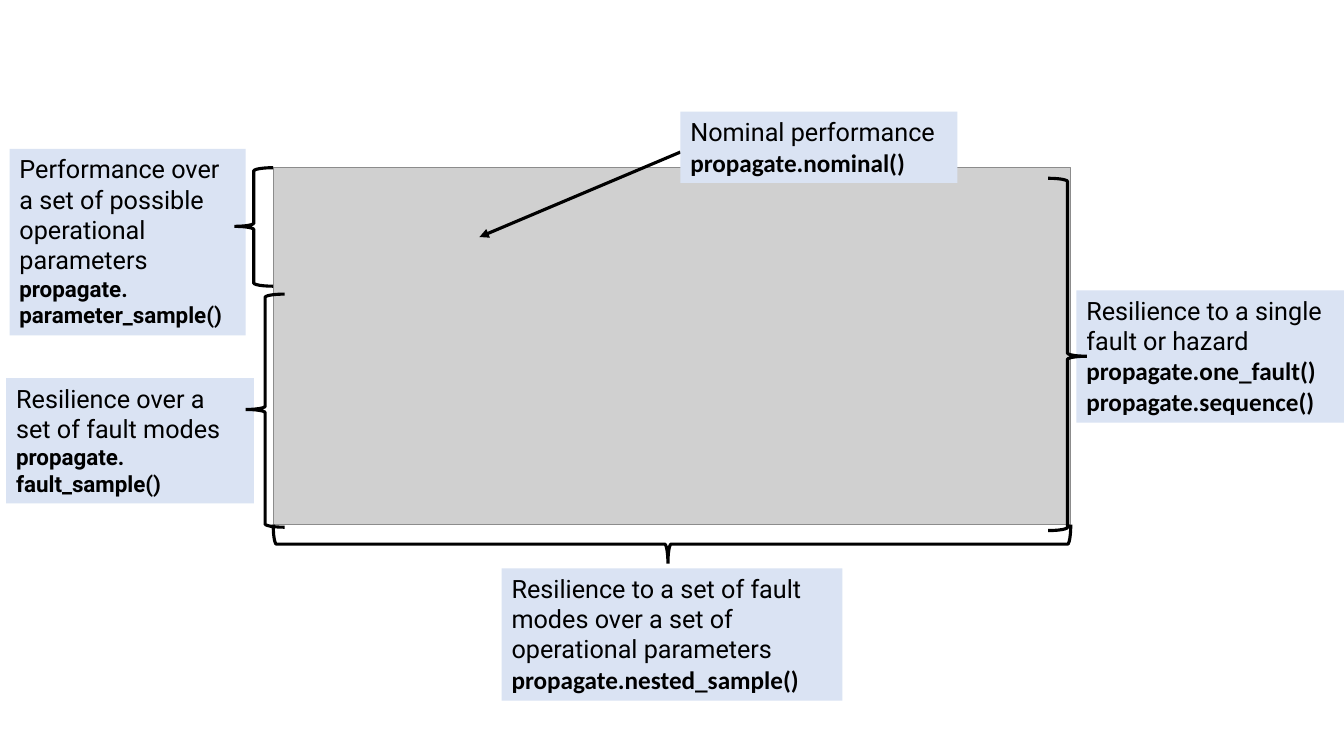
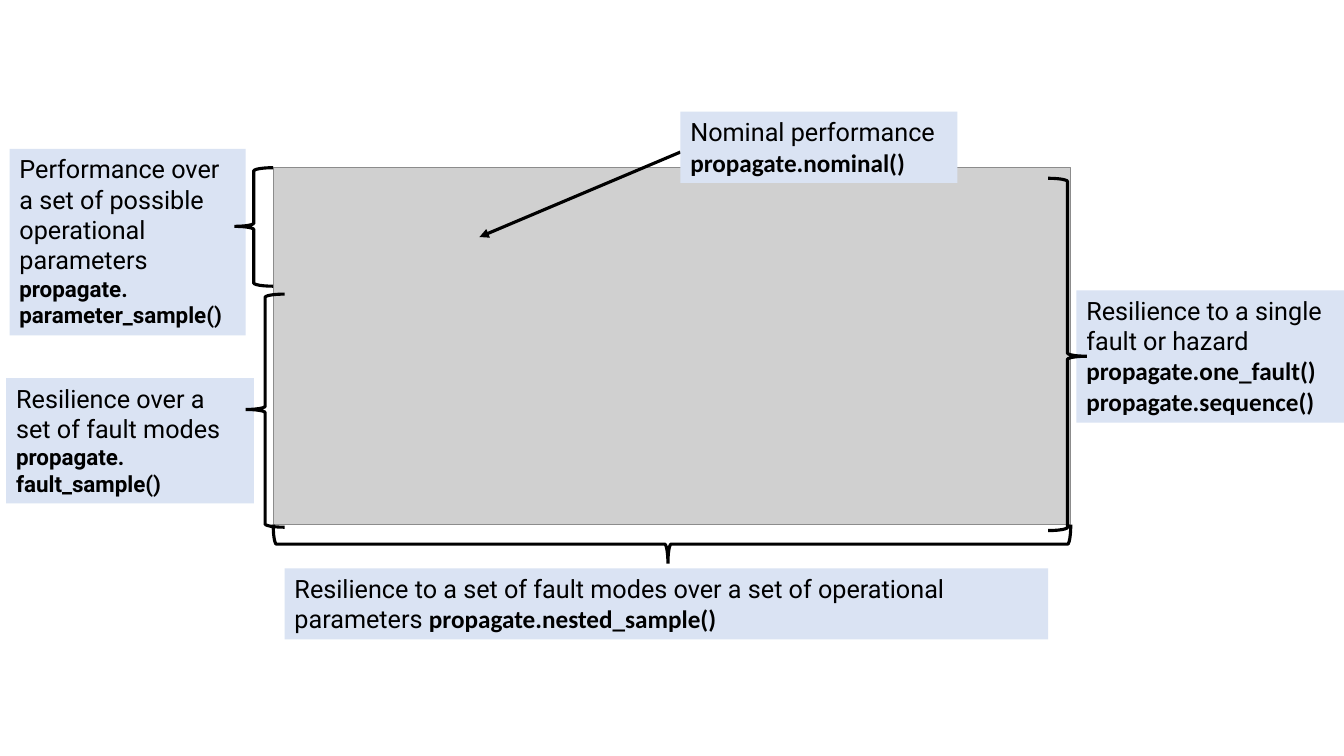
Before and after one commit to nasa/fmdtools, a slide deck: slide 10 of docs-source/figures/powerpoint/powerpoint_figures.pptx. Drawn at 1344x756 pixels with LibreOffice and Linux fonts; fonts in the diff are those of the drawing; grey boxes stand for pictures. Boxes give left, top, right and bottom in pixels: in the first picture for what was removed or moved away, otherwise in the second. Text is boxed around its words. In the diff, an @@ line names an element or a change of style, - is before the commit and + after.

```diff
--- a/docs-source/figures/powerpoint/powerpoint_figures.pptx
+++ b/docs-source/figures/powerpoint/powerpoint_figures.pptx
@@ rectangle "Resilience to a set of ...": place and size @@
-rectangle "Resilience to a set of ..." at <box>502,569,843,701</box>
+rectangle "Resilience to a set of ..." at <box>284,569,1048,640</box>
@@ text in rectangle at <box>294,579,944,633</box>: text changed @@
-Resilience to a set of fault modes over a set of operational parameters
-propagate.nested_sample()
+Resilience to a set of fault modes over a set of operational parameters propagate.nested_sample()
```
Also in this commit, not shown: 11 other slides changed, 20 other files.
